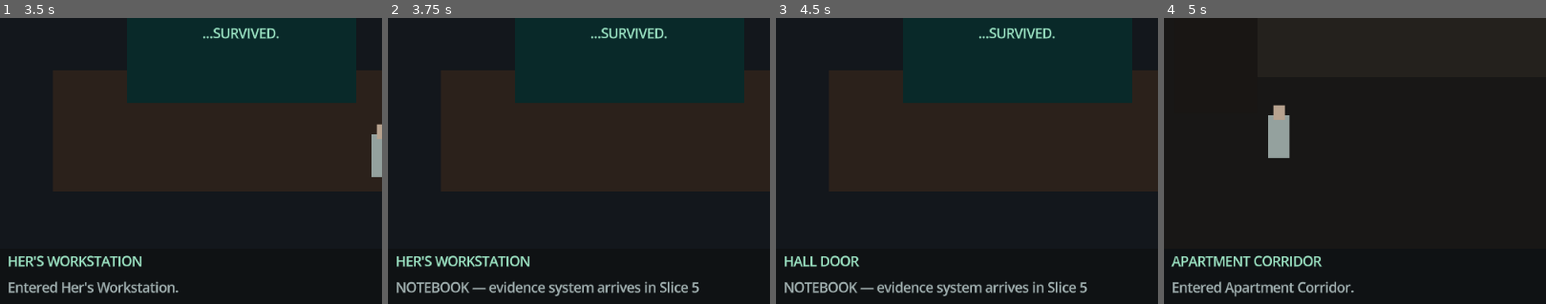
Above: before the commit, frames 1-4 (left to right).
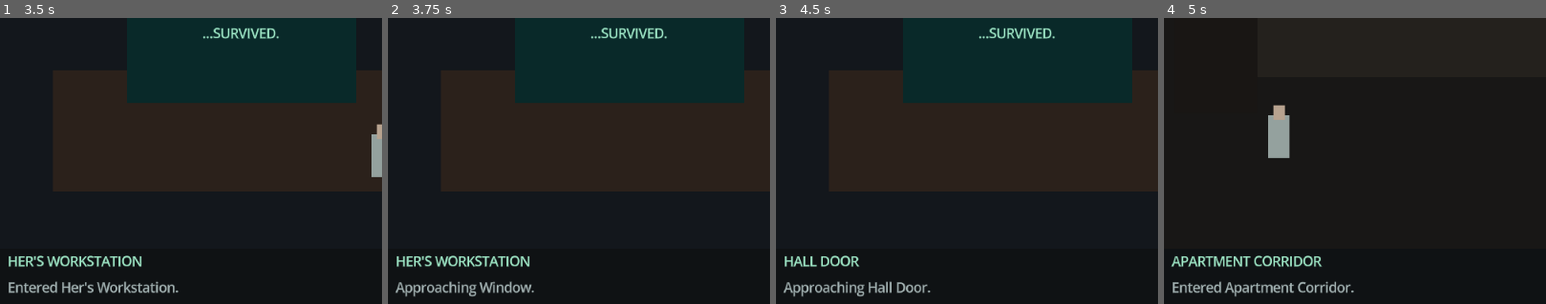
Above: after the commit, the same moments.

Repository: dmcexcess-lab/Ai-Adventure
Game: Godot game, scene res://ui/menus/main_menu.tscn
Two runs of this game, one before a commit and one after it. Both use one fixed random seed, a clock stepped at 60 frames per second and the inputs below.
Inputs (mouse positions are % of the whole screen's width and height, from its top left):
- Up to frame 1 (3.5 s): click "BEGIN CHAPTER ONE" at 0.5 s; tap Enter at 1.25 s; move the mouse to (50, 45) at 1.27 s; hold C (character) 1.28-2.03 s; click (50, 45) at 1.42 s; move the mouse to (32, 51) at 2.02 s; hold Escape (menu_back) 2.03-2.75 s; tap E (evidence) at 2.1 s; click (32, 51) at 2.17 s; click "BEGIN CHAPTER ONE" at 2.75 s
- Up to frame 2 (3.75 s): tap Space (reveal_hotspots) at 3.5 s; move the mouse to (77, 29) at 3.52 s; hold N (notebook) from 3.53 s (still down); click (77, 29) at 3.67 s
- Up to frame 3 (4.5 s): move the mouse to (94, 53) at 4.27 s; release N (notebook) at 4.28 s; click (94, 53) at 4.35 s
- Up to frame 4 (5 s): no input
The pictures show only the part of the screen within x 1-51%, y 50-100%; the shares and areas given below are measured in that part.

Frame 1 is identical in both runs. In frame 2, 1.8% of the frame differs, in the area x 2-82%, y 92-98%; in frame 3, 1.8%; in frame 4, nothing differs.
Error in both runs: Cannot call method 'set_input_as_handled' on a null value. (res://core/game_shell/game_shell.gd:29)

Commit message:
fix: decouple room controller from global script classes

Diff:
--- a/core/interaction/room_controller.gd
+++ b/core/interaction/room_controller.gd
@@ -9,17 +9,21 @@
 @export var walk_bounds := Rect2(24.0, 240.0, 592.0, 150.0)
 @export var default_spawn := Vector2(320.0, 365.0)
 
-@onready var player: AdventurePlayerActor = %PlayerActor
+@onready var player: Control = %PlayerActor
 @onready var hotspots: Control = %Hotspots
 
 var _interaction_serial := 0
 var _reveal_active := false
+var _pending_hotspot: Node
+var _pending_serial := -1
 
 
 func _ready() -> void:
 	mouse_filter = Control.MOUSE_FILTER_STOP
 	_register_hotspots()
-	player.place_at_foot(default_spawn)
+	if player.has_signal("arrived"):
+		player.connect("arrived", Callable(self, "_on_player_arrived"))
+	player.call("place_at_foot", default_spawn)
 
 
 func enter_at(spawn_marker: String = "") -> void:
@@ -31,12 +35,13 @@
 		elif marker is Control:
 			foot = (marker as Control).position
 
-	player.place_at_foot(foot)
+	player.call("place_at_foot", foot)
 
 
 func walk_to(point: Vector2) -> void:
 	_interaction_serial += 1
-	player.move_to(point, walk_bounds)
+	_clear_pending_interaction()
+	player.call("move_to", point, walk_bounds)
 	status_requested.emit("Walking.")
 
 
@@ -83,11 +88,33 @@
 	var approach: Vector2 = hotspot.get("approach_point")
 
 	if approach.x >= 0.0 and approach.y >= 0.0:
-		var moved := player.move_to(approach, walk_bounds)
+		var moved: bool = bool(player.call("move_to", approach, walk_bounds))
 		if moved:
-			await player.arrived
-			if serial != _interaction_serial:
-				return
+			_pending_hotspot = hotspot
+			_pending_serial = serial
+			status_requested.emit("Approaching %s." % String(hotspot.get("display_name")))
+			return
+
+	_complete_primary_action(hotspot, serial)
+
+
+func _on_player_arrived() -> void:
+	if not is_instance_valid(_pending_hotspot):
+		_clear_pending_interaction()
+		return
+
+	var hotspot := _pending_hotspot
+	var serial := _pending_serial
+	_clear_pending_interaction()
+
+	if serial != _interaction_serial:
+		return
+	_complete_primary_action(hotspot, serial)
+
+
+func _complete_primary_action(hotspot: Node, serial: int) -> void:
+	if serial != _interaction_serial or not is_instance_valid(hotspot):
+		return
 
 	var transition_room := String(hotspot.get("transition_room"))
 	if not transition_room.is_empty():
@@ -104,3 +131,8 @@
 	if primary_text.is_empty():
 		primary_text = "There is nothing more to do here yet."
 	status_requested.emit(primary_text)
+
+
+func _clear_pending_interaction() -> void:
+	_pending_hotspot = null
+	_pending_serial = -1
